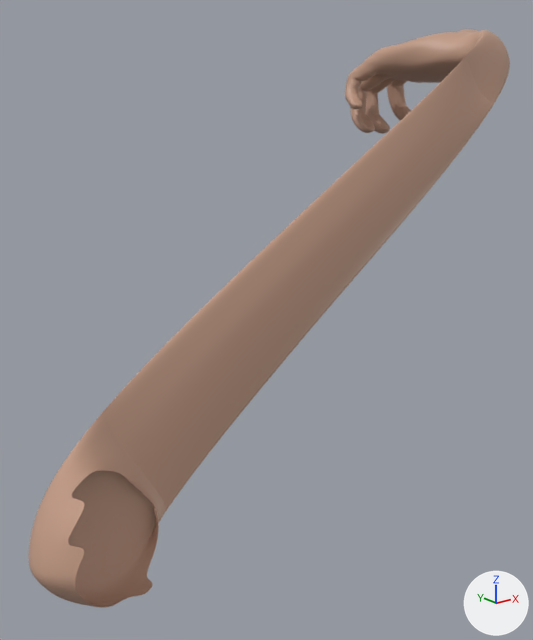
An edit to the FBX model ArtSource/Anatomical/SM_AnatomicalLeft.fbx, drawn before and after from the same camera.
One viewpoint serves both versions: a camera (50 mm lens) standing at (-0.543, -0.453, -0.032) and looking at (-0.229, -0.06, -0.189). The axes (+X, +Y, +Z) are drawn at lower right. The lights are the same throughout. The picture after the commit comes second.

The older version as bpy lines, for what is in view:
```python
me_sm_anatomicalleft = bpy.data.meshes.new('SM_AnatomicalLeft')
me_sm_anatomicalleft.from_pydata(...)  # 29589 vertices, 29536 faces; spans x -0.443..0.062, y -0.178..0.047, z -0.282..0.015
me_sm_anatomicalleft.materials.append(mat_anatomicalskin)  # its picture is missing
ob_sm_anatomicalleft = bpy.data.objects.new('SM_AnatomicalLeft', me_sm_anatomicalleft)
ob_sm_anatomicalleft.location = (0.0, 0.0, 0.0)
```
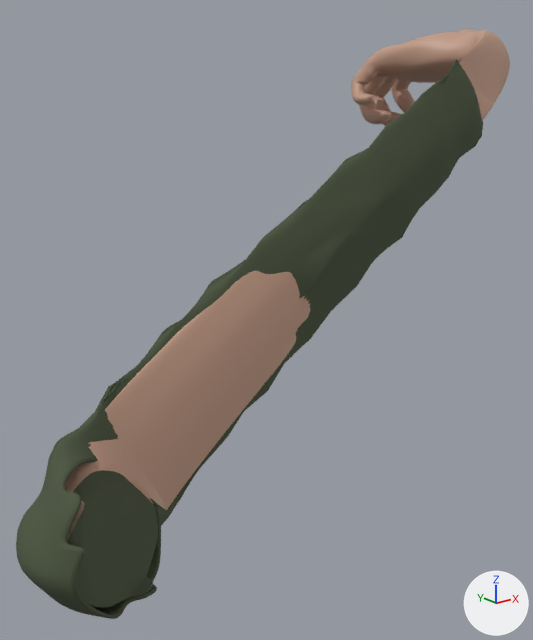
The newer file is also turned or shifted as a whole; pictures and numbers use the older file's frame.

The edits, one by one:
Material 'OliveJacket' (mat_olivejacket) is new.
Its base color is (0.065, 0.083, 0.043) (dark green #48513a).
Its roughness is 0.86.
me_sm_anatomicalleft is used by ob_sm_anatomicalleft; location (0.0, 0.0, 0.0).
me_sm_anatomicalleft had 29589 vertices, 29536 faces and spanned x -0.443..0.062, y -0.178..0.047, z -0.282..0.015.
me_sm_anatomicalleft now has 29589 vertices, 29537 faces and spans x -0.443..0.062, y -0.178..0.038, z -0.282..0.015.
me_sm_anatomicalleft part 1: 564 vertices moved within x -0.08..0.055, y -0.03..0.036, z -0.064..0.0; 18274 vertices removed from x -0.083..0.014, y -0.019..0.047, z -0.071..0.002; 18274 vertices added at x -0.083..0.014, y -0.018..0.038, z -0.064..0.002.
me_sm_anatomicalleft gains material mat_olivejacket (dark green #48513a).
Mesh me_sm_anatomicalleft_002 is new.
It has 5426 vertices, 5426 faces and spans x -0.448..-0.069, y -0.167..-0.087, z -0.252..0.023.
It uses material mat_olivejacket (dark green #48513a).
Object 'Sleeve.001' (ob_sleeve_001) is new; it shows me_sm_anatomicalleft_002.
Its location is (0.0, -0.015, -0.035).

What differs and where, as boxes [x1, y1, x2, y2] in the pictures (533 x 640 px; the box of a moved part takes in the faces that stretch with it):
'SM_AnatomicalLeft', reshaped
    before: [29, 29, 510, 607]
    after: [65, 29, 510, 607]
'Sleeve.001', added
    after: [16, 60, 483, 619]
part 1 of me_sm_anatomicalleft, moved or reshaped
    before: [345, 45, 411, 134]
    after: [351, 45, 415, 126]
